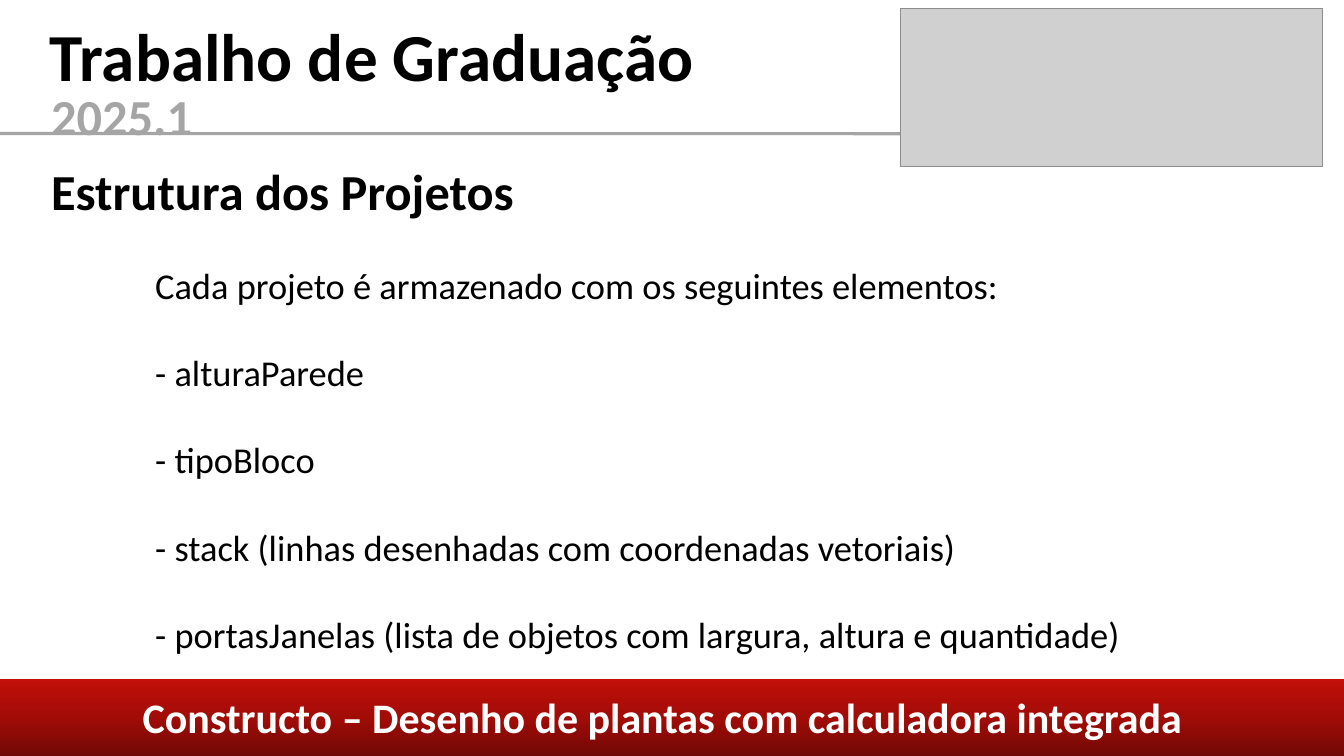
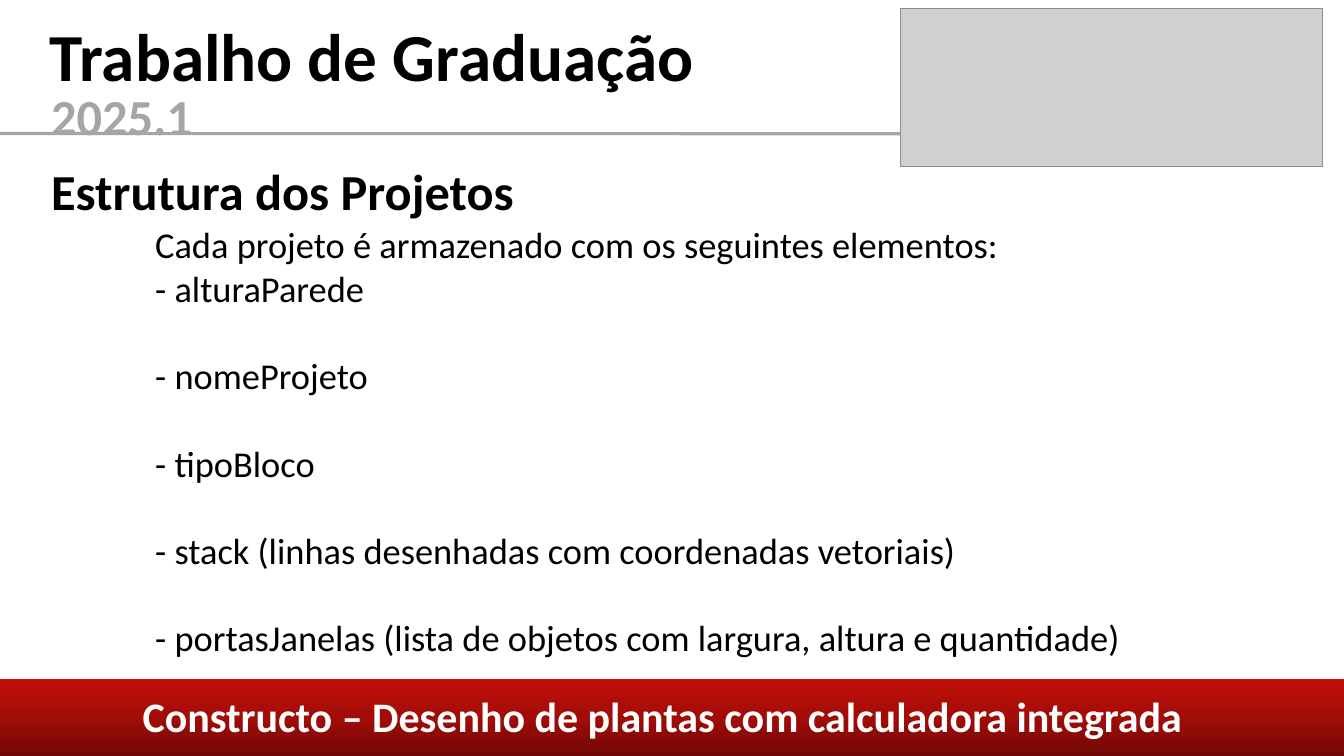
Before and after one commit to caiom4754/Constructo, a slide deck: slide 10 of coisas/Apresentação TG.pptx. Drawn at 1344x756 pixels with LibreOffice and Linux fonts; fonts in the diff are those of the drawing; grey boxes stand for pictures. Boxes give left, top, right and bottom in pixels: in the first picture for what was removed or moved away, otherwise in the second. Text is boxed around its words. In the diff, an @@ line names an element or a change of style, - is before the commit and + after.

```diff
--- a/coisas/Apresentação TG.pptx
+++ b/coisas/Apresentação TG.pptx
@@ text "Cada projeto é armazenado com ..." moved from (x1=155, y1=273, x2=1120, y2=655) to (x1=155, y1=232, x2=1120, y2=658) @@
@@ text at (x1=155, y1=232, x2=997, y2=396): text changed @@
-Cada projeto é armazenado com os seguintes elementos:
-- alturaParede
+Cada projeto é armazenado com os seguintes elementos:
+- alturaParede
+- nomeProjeto
```
Also in this commit, not shown: 3 other slides changed, 1 other file.
